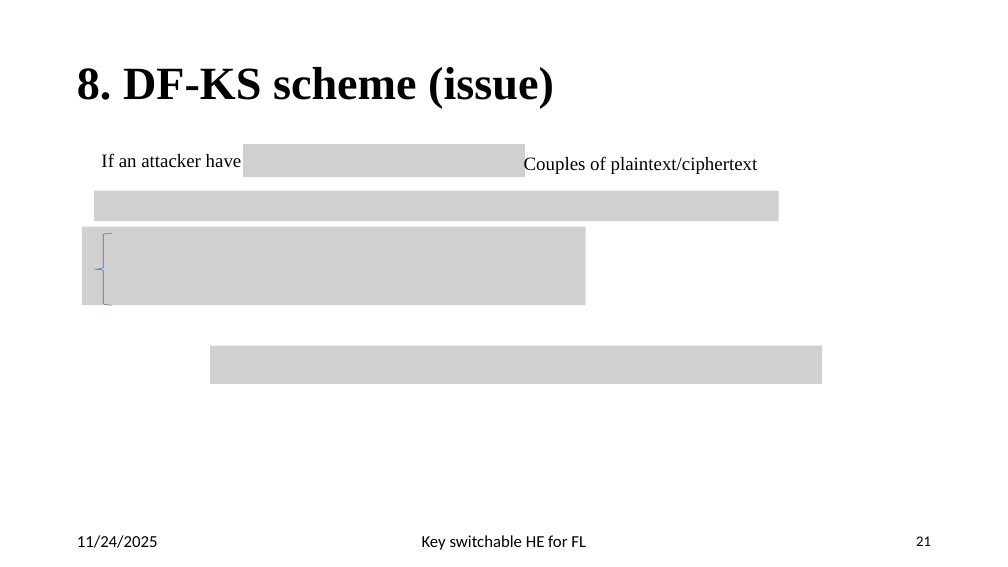
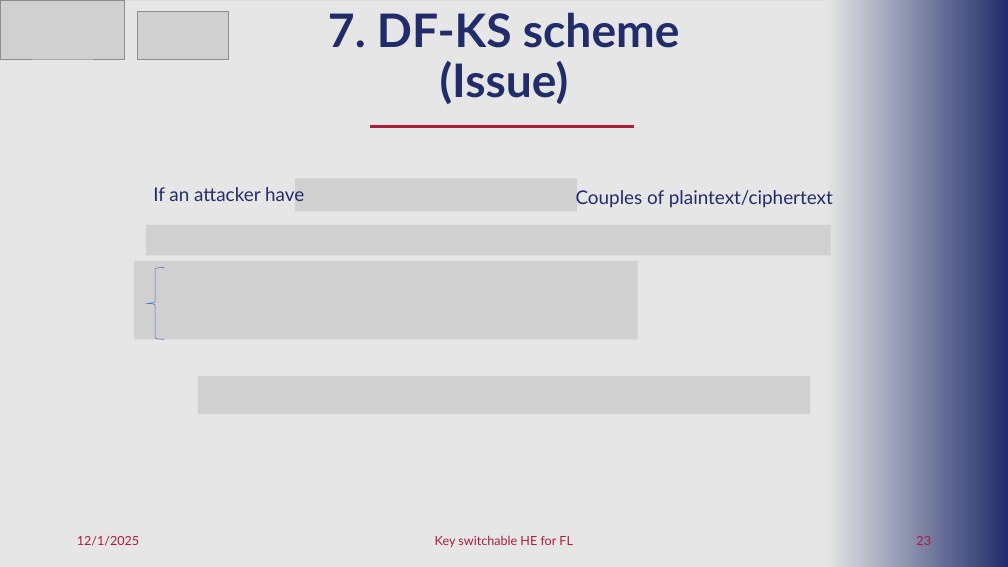
Before and after one commit to pyb0b/master-thesis-report, a slide deck: slide 23 of Final Presentation.pptx (slide 21 before the commit). Drawn at 1008x567 pixels with LibreOffice and Linux fonts; fonts in the diff are those of the drawing; grey boxes stand for pictures. Boxes give left, top, right and bottom in pixels: in the first picture for what was removed or moved away, otherwise in the second. Text is boxed around its words. In the diff, an @@ line names an element or a change of style, - is before the commit and + after.

```diff
--- a/Final Presentation.pptx
+++ b/Final Presentation.pptx
@@ rectangle added at bbox=[0, 1, 1008, 567], fill #E6E6E6 @@
@@ picture added at bbox=[0, 0, 125, 59] @@
@@ picture added at bbox=[138, 12, 228, 59] @@
@@ text at bbox=[328, 12, 680, 104]: text changed; font Times New Roman to Lato; text colour #000000 to #212D6A @@
-8. DF-KS scheme (issue)
+7. DF-KS scheme (Issue)
@@ rectangle added at bbox=[826, 0, 1008, 567], fill gradient #E6E6E6 to #212D6A @@
@@ picture removed at bbox=[243, 144, 526, 178] @@
@@ line added from (634, 126) to (371, 126), #AB1D38 3 pt @@
@@ text "If an attacker have": place and size @@
-text "If an attacker have" at bbox=[101, 153, 242, 168]
+text "If an attacker have" at bbox=[153, 187, 304, 202]
@@ text "If an attacker have" at bbox=[153, 187, 304, 202]: font Times New Roman to Lato, text colour #000000 to #212D6A @@
@@ picture added at bbox=[295, 178, 577, 212] @@
@@ picture removed at bbox=[94, 191, 779, 221] @@
@@ text "Couples of plaintext/ciphertext" at bbox=[576, 190, 833, 208]: font Times New Roman to Lato, text colour #000000 to #212D6A @@
@@ text "Couples of plaintext/ciphertext": place and size @@
-text "Couples of plaintext/ciphertext" at bbox=[524, 155, 758, 174]
+text "Couples of plaintext/ciphertext" at bbox=[576, 190, 833, 208]
@@ picture removed at bbox=[82, 227, 585, 306] @@
@@ picture added at bbox=[146, 225, 831, 256] @@
@@ picture added at bbox=[134, 261, 637, 340] @@
@@ left brace: place and size @@
-left brace at bbox=[94, 234, 112, 306]
+left brace at bbox=[146, 268, 164, 340]
@@ picture removed at bbox=[210, 346, 823, 383] @@
@@ picture added at bbox=[198, 376, 811, 414] @@
@@ text at bbox=[77, 536, 139, 546]: text changed; size 16 to 12 pt; font Calibri to Lato; text colour #000000 to #AB1D38 @@
-11/24/2025
+12/1/2025
@@ text "Key switchable HE for FL" at bbox=[435, 535, 573, 547]: size 16 to 12 pt, font Calibri to Lato, text colour #000000 to #AB1D38 @@
@@ page number at bbox=[916, 536, 931, 545]: text changed; size 14 to 12 pt; font Calibri to Lato; text colour #000000 to #AB1D38 @@
-21
+23
```
Also in this commit, not shown: 22 other slides changed, 11 slides added, 2 slides removed, 1 other file.
